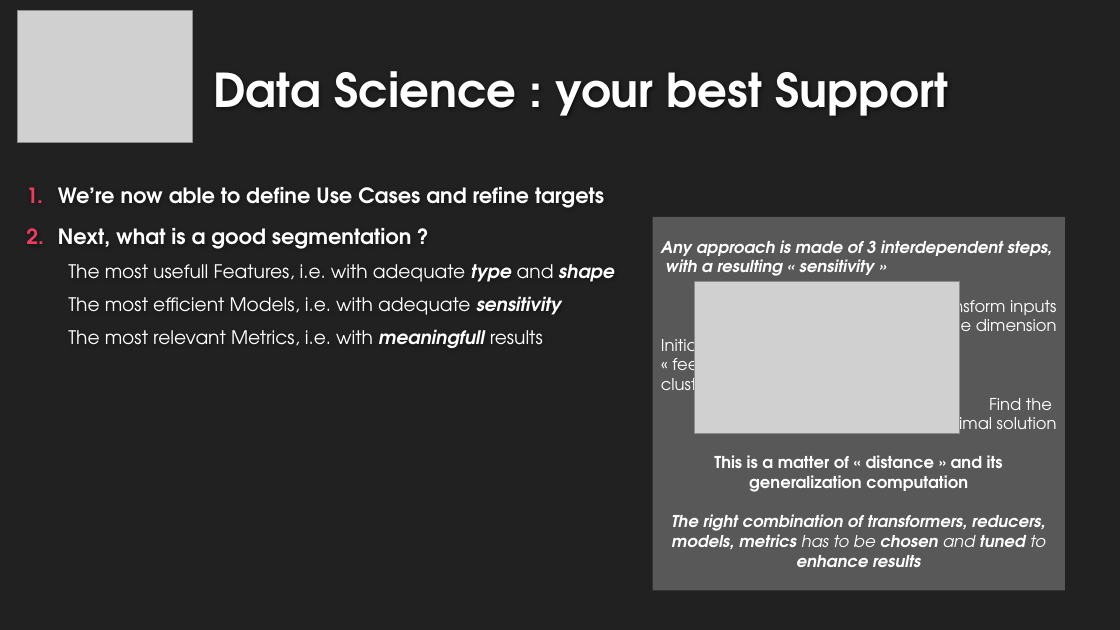
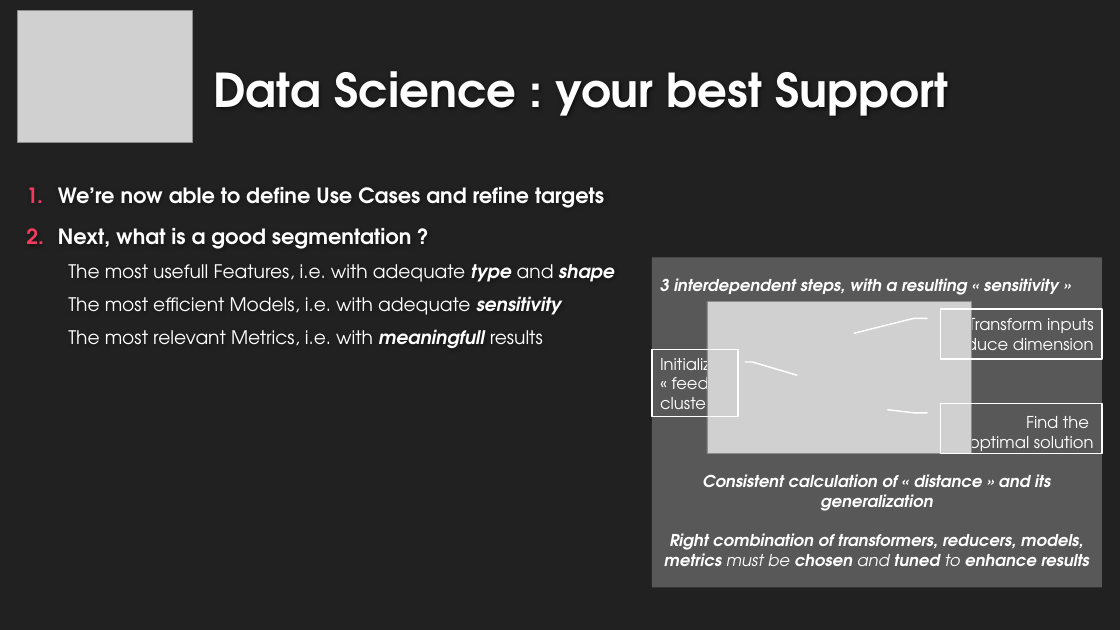
Before and after one commit to EtienneLardeur/P5_CustomerSegmentation, a slide deck: slide 8 of P5Olist_Présentation_initiale.pptx. Drawn at 1120x630 pixels with LibreOffice and Linux fonts; fonts in the diff are those of the drawing; grey boxes stand for pictures; background and template pictures are left out. Boxes give left, top, right and bottom in pixels: in the first picture for what was removed or moved away, otherwise in the second. Text is boxed around its words. In the diff, an @@ line names an element or a change of style, - is before the commit and + after.

```diff
--- a/P5Olist_Présentation_initiale.pptx
+++ b/P5Olist_Présentation_initiale.pptx
@@ rectangle "3 interdependent steps, with a ...": place and size @@
-rectangle "3 interdependent steps, with a ..." at <box>653,217,1065,591</box>
+rectangle "3 interdependent steps, with a ..." at <box>652,257,1102,587</box>
@@ text in rectangle at <box>660,278,1059,295</box>: text changed @@
-Any approach is made of 3 interdependent steps,
-with a resulting « sensitivity »
+3 interdependent steps, with a resulting « sensitivity »
@@ picture: place and size @@
-picture at <box>695,281,960,433</box>
+picture at <box>707,302,972,453</box>
@@ border callout added at <box>941,309,1102,359</box>, outline #FFFFFF 1.25 pt @@
@@ border callout added at <box>652,350,739,417</box>, outline #FFFFFF 1.25 pt @@
@@ border callout added at <box>941,403,1102,453</box>, outline #FFFFFF 1.25 pt @@
@@ text in rectangle at <box>664,474,1089,566</box>: text changed @@
-This is a matter of « distance » and its generalization computation
-The right combination of transformers, reducers, models, metrics has to be chosen and tuned to enhance results
+Consistent calculation of « distance » and its generalization
+Right combination of transformers, reducers, models, metrics must be chosen and tuned to enhance results
```
Also in this commit, not shown: 13 other slides changed, 2 slides added, 2 slides removed, 8 other files.
